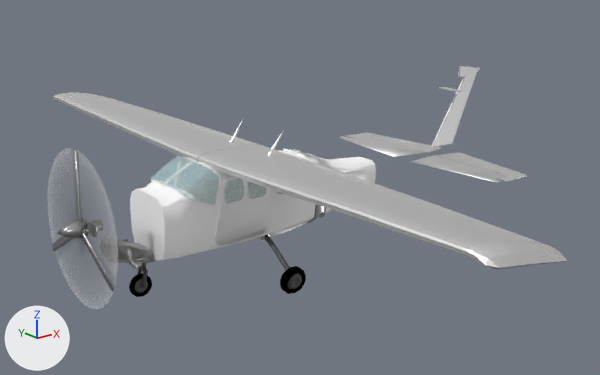
A saved change to the Blender file Models/c210n.blend.
The view is the same before and after, from a 50 mm lens placed at (-6.34, -10.31, 4.21), pointed at (1.9, -0.01, 0.09). The axes (+X, +Y, +Z) are drawn at lower left. The lights are the same throughout.

The scene before the commit, as lines of its bpy script (objects in view):
```python
me_fuselagegeometry_007 = bpy.data.meshes.new('FuselageGeometry.007')
me_fuselagegeometry_007.from_pydata(...)  # 1637 vertices, 1539 faces, 2 loose edges; spans x -1.87..2.47, y -0.61..0.61, z -0.73..0.66
me_fuselagegeometry_007.polygons.foreach_set('use_smooth', [True] * 1539)
me_fuselagegeometry_007.materials.append(mat_interiormaterial)
me_fuselagegeometry_023 = bpy.data.meshes.new('FuselageGeometry.023')
me_fuselagegeometry_023.from_pydata(...)  # 49 vertices, 20 faces; spans x -1.613..-1.271, y -0.544..0.544, z -0.707..0.341
me_fuselagegeometry_023.polygons.foreach_set('use_smooth', [True] * 20)
me_fuselagegeometry_023.materials.append(mat_interiormaterial)
# before: 18 (-1.314, 0.537, -0.183), 19 (-1.314, -0.537, -0.183) at pixel (199, 226), 22 (-1.314, 0.143, -0.183), 23 (-1.314, -0.143, -0.183), 24 (-1.572, 0.427, -0.612)
# before: 25 (-1.572, 0.27, -0.679), 26 (-1.572, 0.133, -0.682), 27 (-1.572, -0.27, -0.679) at pixel (175, 257), 28 (-1.572, -0.133, -0.682), 29 (-1.604, 0.511, -0.283)
# before: 30 (-1.585, 0.497, -0.474), 31 (-1.613, 0.519, -0.192), 32 (-1.572, -0.427, -0.612) at pixel (181, 256), 33 (-1.604, -0.511, -0.283) at pixel (181, 237), 34 (-1.585, -0.497, -0.474) at pixel (182, 249)
# before: 35 (-1.613, -0.519, -0.192) at pixel (180, 231), 36 (-1.613, -0.133, -0.201), 37 (-1.613, 0.133, -0.201)
me_fuselagegeometry_028 = bpy.data.meshes.new('FuselageGeometry.028')
me_fuselagegeometry_028.from_pydata(...)  # 57 vertices, 3 faces; spans x -0.5..0.5, y -0.058..0.021, z -0.522..0.522
me_fuselagegeometry_028.polygons.foreach_set('use_smooth', [True] * 3)
me_fuselagegeometry_028.materials.append(mat_fuselagematerial)
ob_interior = bpy.data.objects.new('Interior', me_fuselagegeometry_007)
ob_interior.location = (0.93, 0.0, 0.25)
ob_panel = bpy.data.objects.new('Panel', me_fuselagegeometry_023)
ob_panel.location = (0.93, 0.0, 0.25)
ob_pilotdoorexterior = bpy.data.objects.new('PilotDoorExterior', me_fuselagegeometry_028)
ob_pilotdoorexterior.location = (0.36, -0.55, 0.2)
# also in view: 'LeftTailImmat' at (3.61, -0.28, 0.06); 'LeftWheel' at (0.72, -1.31, -0.81); 'PropellerBlades' at (-1.97, -0.01, 0.49); 'PilotWindowsExterior' at (0.42, -0.58, 0.49); 'Rudder' at (5.72, 0.0, 0.97)
```
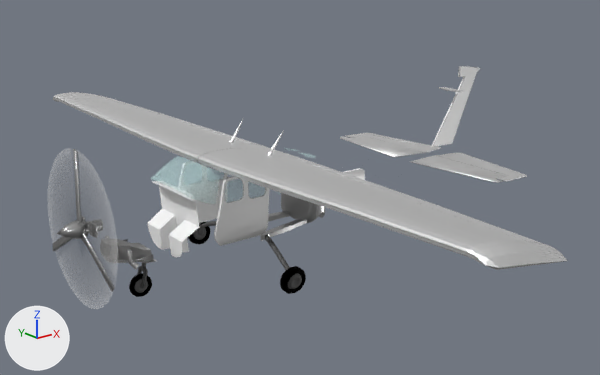
Edits to the scene script, one JSON object a line:
```json
{"block": "me_fuselagegeometry_023", "where": "me_fuselagegeometry_023.from_pydata(...)  # 49 vertices, 20 faces; spans x -1.613..-1.271, y -0.544..0.544, z -0.707..0.341"}
{"block": "me_fuselagegeometry_023", "where": "# used by ob_panel; location = (0.93, 0.0, 0.25)"}
{"block": "me_fuselagegeometry_023", "where": "# verts and faces of me_fuselagegeometry_023; kept vertices keep their numbers, new ones are numbered from 49"}
{"block": "me_fuselagegeometry_023", "change": "me_fuselagegeometry_023 part 1"}
{"op": "add", "block": "me_fuselagegeometry_023", "code": "delete_vertices([29, 31, 33, 35])  # with the faces that use them"}
{"op": "add", "block": "me_fuselagegeometry_023", "code": "verts[36] = (-1.593, -0.133, -0.357)  # moved, pixel (168, 234)"}
{"op": "add", "block": "me_fuselagegeometry_023", "code": "verts[37] = (-1.593, 0.133, -0.357)  # moved, pixel (159, 229)"}
{"op": "add", "block": "me_fuselagegeometry_023", "code": "verts[49] = (-1.594, 0.511, -0.357)  # pixel (147, 223)"}
{"op": "add", "block": "me_fuselagegeometry_023", "code": "verts[50] = (-1.594, -0.511, -0.357)  # pixel (182, 242)"}
{"op": "add", "block": "me_fuselagegeometry_023", "code": "faces += [(19, 50, 36, 23), (24, 30, 49, 37, 26, 25), (27, 28, 36, 50, 34, 32), (18, 22, 37, 49)]"}
{"op": "add", "block": "ob_interior", "code": "ob_interior.hide_set(True)"}
```

Changed parts and their boxes [x1, y1, x2, y2] in the pictures (600 x 375 px; the box of a moved part takes in the faces that stretch with it):
```json
{"object": "Interior", "change": "hidden", "before": [130, 148, 375, 260]}
{"part": 1, "of": "me_fuselagegeometry_023", "change": "moved or reshaped", "after": [147, 209, 199, 257], "on screen": "not visible before"}
{"object": "MainWheelWell", "change": "unchanged, uncovered by the edit", "before": [261, 204, 325, 241], "after": [261, 194, 325, 241]}
```
